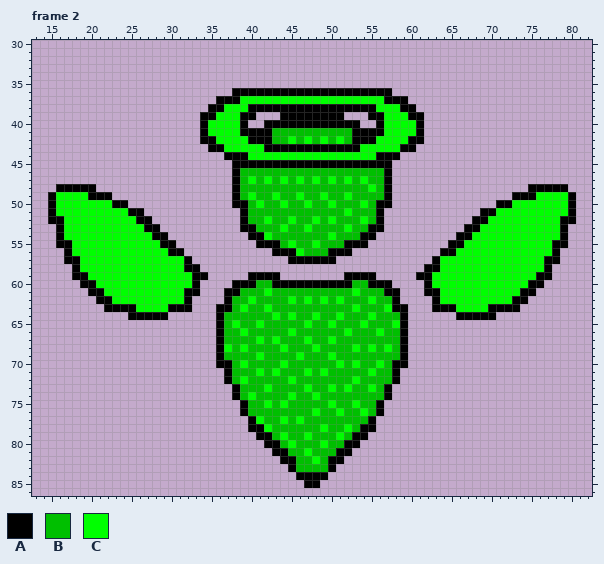
Two states of a animated GIF sprite, public/assets/angelGreen.gif. Above is the file before it was changed.
The file is 96x96 pixels, 20 frames. Shown: frame 2: x 13..82, y 30..86. The commit also changed other frames, which this record leaves out.
Palette (. is transparent): A #000000  B #00bf00  C #00ff00
The result:
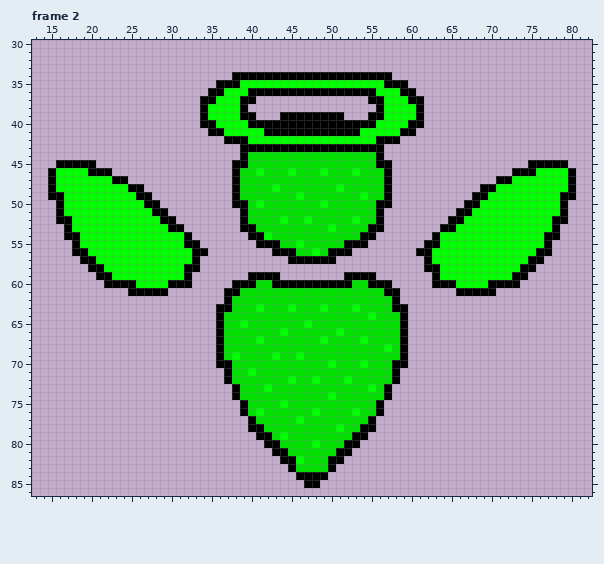
Changes in this commit:
colour B: #00bf00 -> #00df00
Changed rows in their new state; - is a pixel that keeps its letter.
Frame 2:
first column x 15:
34 -----------------------AAAAAAAAAAAAAAAAAAAA-----------------------
35 ---------------------AAACCCCCCCCCCCCCCCCCCAAA---------------------
36 --------------------AACCC----------------CCCAA--------------------
37 -------------------AACCCAA..............AACCCAA-------------------
38 -------------------ACC--A................A--CCA-------------------
39 --------------------C------------------------C--------------------
40 --------------------A---CAA------------AAC---A--------------------
41 -------------------.AA--CCC-AAAAAAAAAA-CCC--AA.-------------------
42 -------------------...AAACCCCC-C-C-C-CCCCAAA...-------------------
43 --------------------....AAA------------AAA....--------------------
44 ----------------------..-BBBBBBBBBBBBBBBB-..----------------------
45 -AAAAA-------------------BBBBBBBBBBBBBBBB-------------------AAAAA-
46 ACCCCAAA------------------C---C---C---C-------------------AAACCCCA
47 ACCCCCCCAA---------------B-B-B-B-B-B-B-B----------------AACCCCCCCA
48 ACCCCCCCCCAA----------------C-------C---B-------------AACCCCCCCCCA
49 -A---CCCCCCAA------------B--B-----B--B-C-------------AACCCCCC---A-
50 .A------CCCCAA---------------B--B-CB---B------------AACCCC------A.
51 .A--------CCCAA----------------------B-------------AACCC--------A.
52 .-A--------CCCAA-----------B-CB-CB-B--CB----------AACCC--------A-.
53 -.A---------CCCAA------------B--B--C-B-----------AACCC---------A.-
54 -.AA---------CCCCA-----------------B------------ACCCC---------AA.-
55 -..A----------CCCAA-----------BC-B-------------AACCC----------A..-
56 --.AA----------CCCAA-----------B-C------------AACCC----------AA.--
57 --..AA-----------CA----------------------------AC-----------AA..--
58 ---..AA----------------------------------------------------AA..---
59 ---...AA---------A..--------------------------..A---------AA...---
60 ----...AAAA----AAA.----------------------------.AAA----AAAA...----
61 -----.....AAAAA....--------B----------B--------....AAAAA.....-----
62 ------............-------B----B-B-B-B---B-------............------
63 -------...........------B-CB--C---C-------B-----...........-------
64 ----------.....-------------B-B--B--B--------------.....----------
65 -----------------------BC-B--------B---B---B----------------------
66 ------------------------B----CB-----CB---B------------------------
67 ----------------------------B---B-CB---C--------------------------
68 ----------------------B-B----B---B----B-B-------------------------
69 -----------------------C--B-C------B------------------------------
70 ------------------------B----B-----CB-BC-B------------------------
71 -------------------------CB-B---B-B-----B-------------------------
72 ------------------------B--------C---CB---------------------------
73 --------------------------------B--B-B----------------------------
74 -------------------------B----B--B-C------------------------------
75 ---------------------------B-------B--B---------------------------
76 --------------------------C---------B-CB--------------------------
77 --------------------------B--B------------------------------------
78 ---------------------------B------B-CB----------------------------
79 --------------------------------B---B-----------------------------
80 ------------------------------B--CB-------------------------------
81 --------------------------------B---------------------------------
82 -------------------------------C-B--------------------------------
